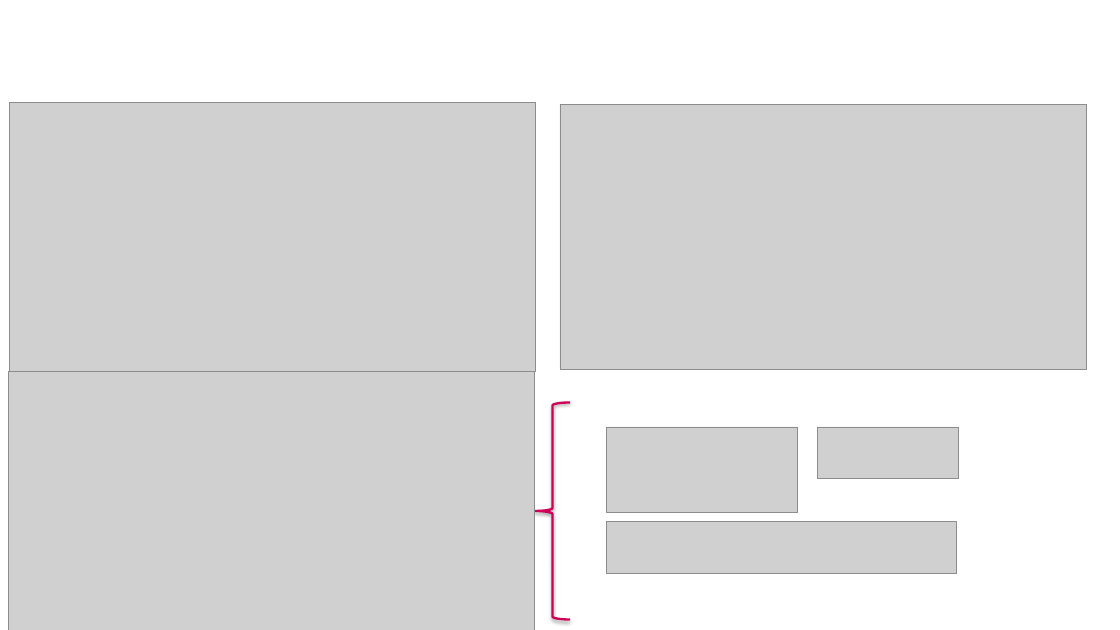
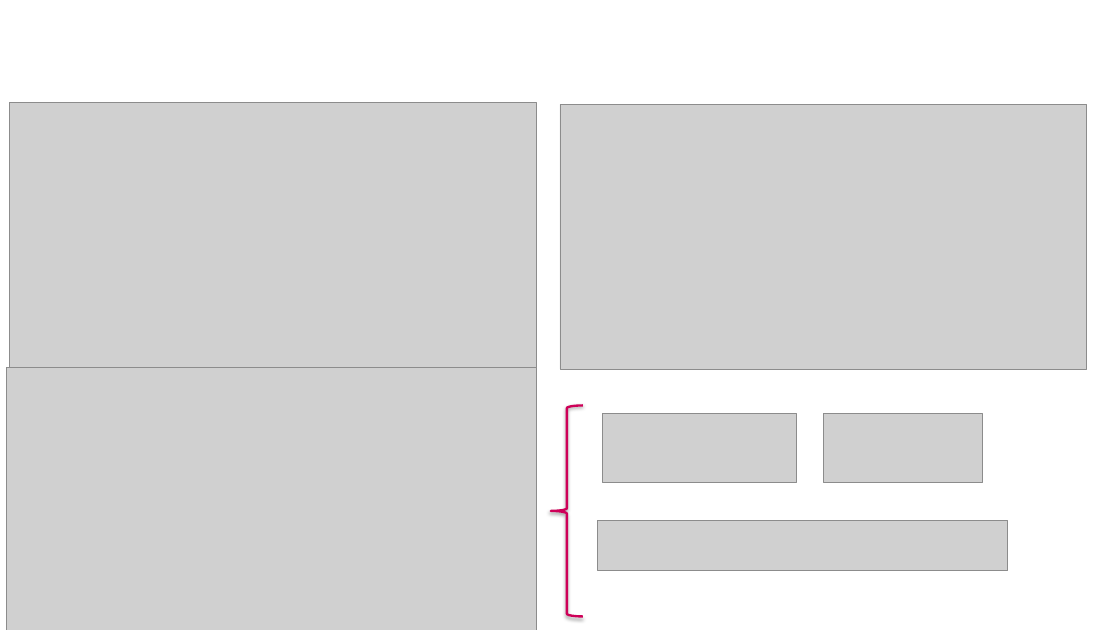
Before and after one commit to jeanPROangeles/IndicadoresFinanciera, a slide deck: slide 7 of Indicadores/Operaciones & Canales - Business Partner.pptx. Drawn at 1120x630 pixels with LibreOffice and Linux fonts; fonts in the diff are those of the drawing; grey boxes stand for pictures; background and template pictures are left out. Boxes give left, top, right and bottom in pixels: in the first picture for what was removed or moved away, otherwise in the second. Text is boxed around its words. In the diff, an @@ line names an element or a change of style, - is before the commit and + after.

```diff
--- a/Indicadores/Operaciones & Canales - Business Partner.pptx
+++ b/Indicadores/Operaciones & Canales - Business Partner.pptx
@@ picture: place and size @@
-picture at box(9, 103, 536, 371)
+picture at box(9, 103, 536, 367)
@@ picture: place and size @@
-picture at box(8, 372, 535, 630)
+picture at box(7, 367, 536, 630)
@@ left brace: place and size @@
-left brace at box(535, 402, 571, 619)
+left brace at box(551, 406, 583, 617)
@@ picture: place and size @@
-picture at box(606, 427, 797, 513)
+picture at box(602, 413, 797, 482)
@@ picture: place and size @@
-picture at box(818, 427, 959, 479)
+picture at box(823, 413, 983, 482)
@@ picture: place and size @@
-picture at box(606, 522, 956, 574)
+picture at box(597, 521, 1008, 571)
```
Also in this commit, not shown: 13 other slides changed, 11 other files.
